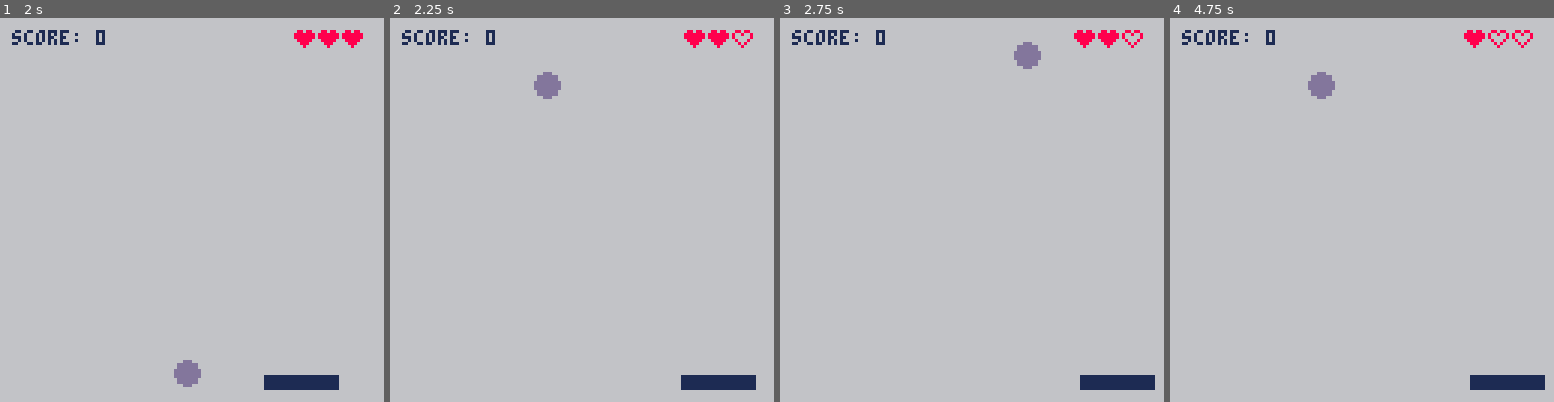
Above: before the commit, frames 1-4 (left to right).
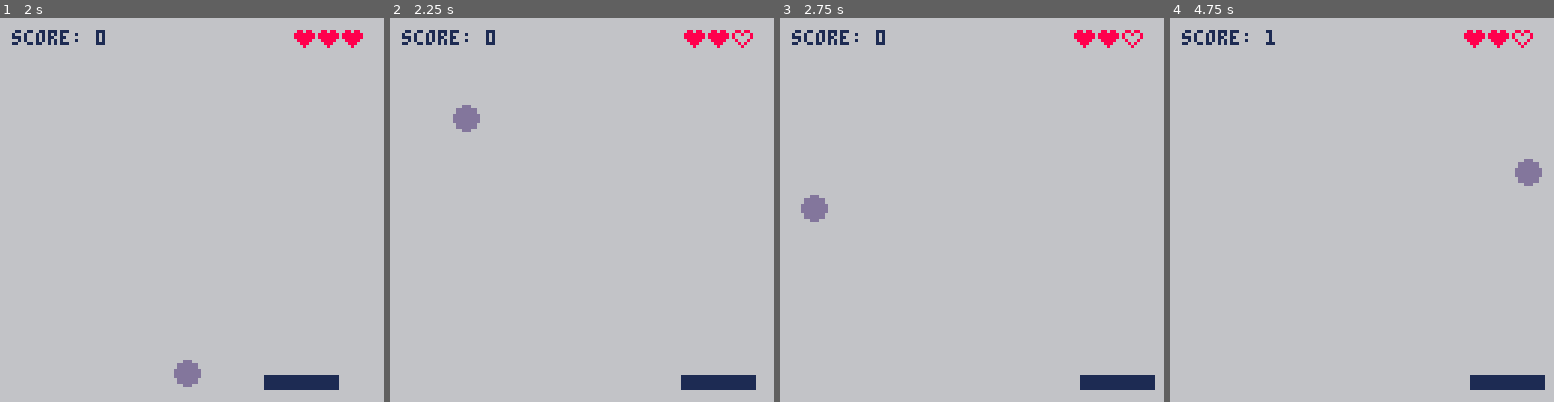
Above: after the commit, the same moments.

Repository: imjoehaines/pico-8-explorations
Game: PICO-8 cartridge squashish/squashish.p8
The game is run twice, just before and just after one commit, with the same random seed, the same clock (stepped at 60 frames per second) and the same inputs.
Inputs:
- Up to frame 1 (2 s): tap X (X key) at 0.33, 1.07, 1.85 s; tap O (Z key) at 0.7, 1.7 s; hold Right from 1.6 s (still down)
- Up to frame 2 (2.25 s): release Right at 2.1 s; tap O (Z key) at 2.1 s; hold Up from 2.15 s (still down)
- Up to frame 3 (2.75 s): release Up at 2.42 s; hold Right from 2.47 s (still down); tap O (Z key) at 2.5 s
- Up to frame 4 (4.75 s): tap O (Z key) every 0.4 s from 2.9 to 4.5 s; tap X (X key) at 2.97, 4.08 s; release Right at 3.03 s; hold Left 3.08-3.58 s; hold Down 3.63-3.97 s; hold Right 4.02-4.68 s; hold Up from 4.73 s (still down)

Frame 1 is identical in both runs. In frame 2, 0.7% of the frame differs, in the area x 16-45%, y 14-30%; in frame 3, 0.7%; in frame 4, 0.9%, in the area x 25-97%, y 3-44%.

Commit message:
Randomise ball position/direction when resetting

Diff:
--- a/squashish/squashish.p8
+++ b/squashish/squashish.p8
@@ -105,12 +105,22 @@
   -- ball falls out of bottom
   if ball.y > 128 then
     sfx(1)
-    ball.y = 24
+    ball.y = flr(rnd(32))
+    ball.x = flr(rnd(100)) + 10
     lives -= 1
 
     -- reset ball speed
-    ball.dx = 2
-    ball.dy = -2
+    if flr(rnd(1)) == 1 then
+      ball.dx = 2
+    else
+      ball.dx = -2
+    end
+
+    if flr(rnd(1)) == 1 then
+      ball.dy = -2
+    else
+      ball.dy = 2
+    end
   end
 
   -- if the player died this
